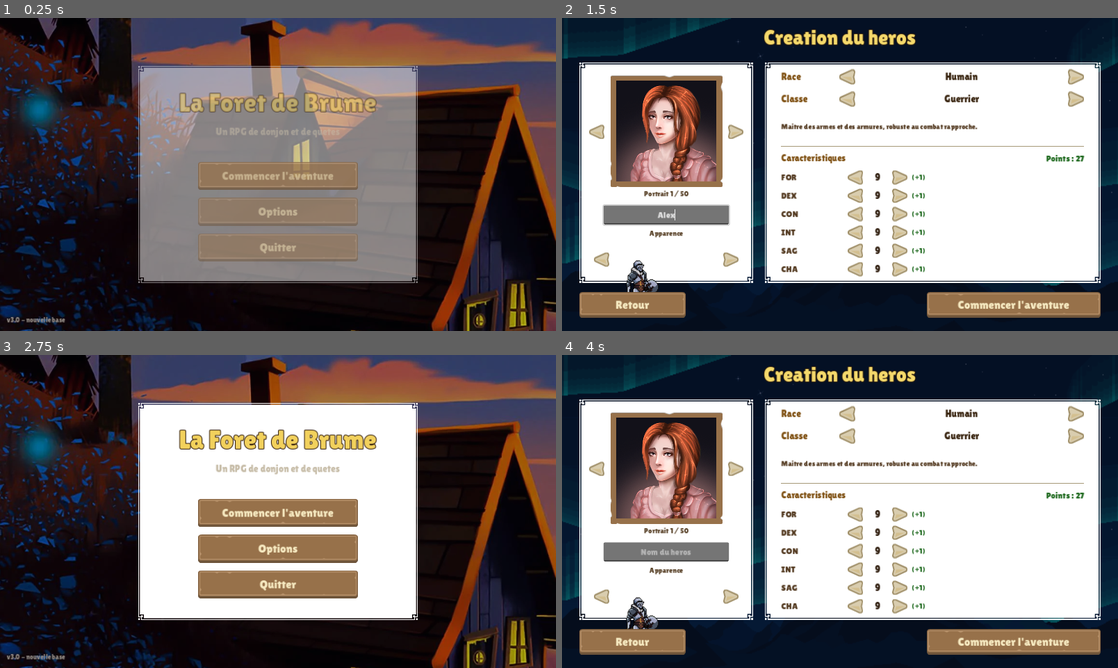
Above: before the commit, frames 1-4 (two rows, left to right).
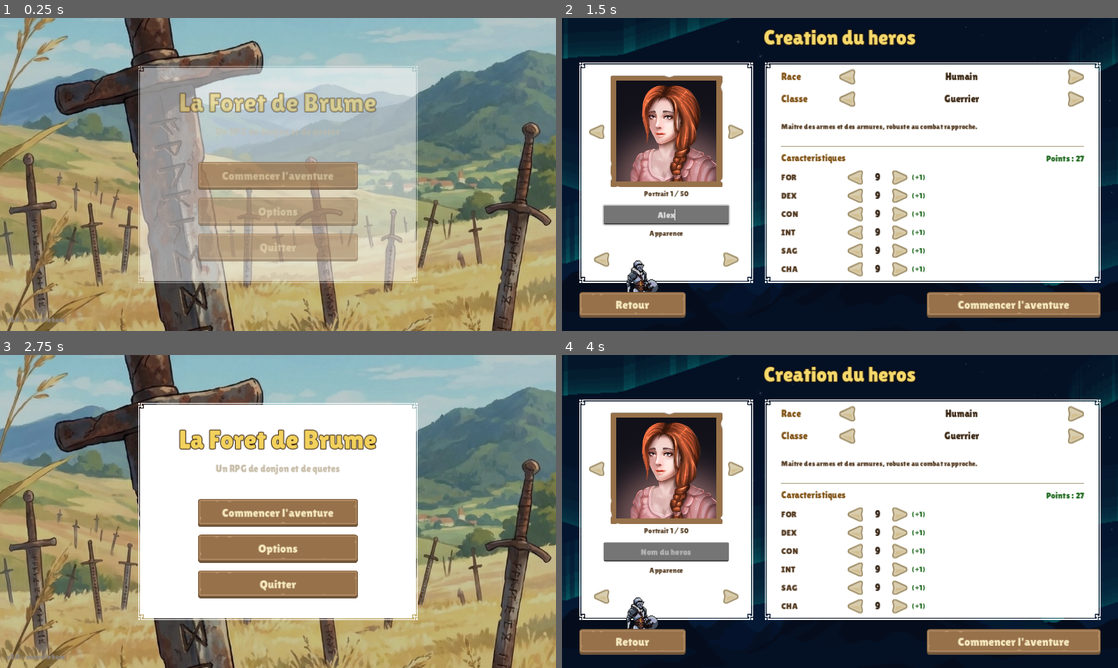
Above: after the commit, the same moments.

Repository: libertysand1982-png/Sand
Game: Godot game, scene res://scenes/MainMenu.tscn
Same seed, same stepped clock (60 frames per second), same inputs: the game is played once before the commit and once after it.
Inputs (mouse positions are in pixels of both pictures, inside the frame that each line leads up to):
- Up to frame 1 (0.25 s): no input
- Up to frame 2 (1.5 s): tap Enter at 0.5 s; move the mouse to (962, 158) at 0.52 s; hold D 0.53-1.25 s; tap E at 0.6 s; click (667, 215) at 1.27 s; type "Alex" at 1.35 s
- Up to frame 3 (2.75 s): click "Retour" at 2 s
- Up to frame 4 (4 s): move the mouse to (728, 527) at 2.77 s; hold S 2.78-3.5 s; tap E at 2.85 s; click "Commencer l'aventure" at 3.5 s

The runs differ from the first frame. In frame 1, 91% of the frame differs, in the area x 0-100%, y 0-100%; in frame 2, nothing differs; in frame 3, 65%; in frame 4, nothing differs.

Commit message:
Nouveau fond d'accueil : champ d'epees
- Remplace l'image d'accueil par l'illustration du champ d'epees fournie
- Recadrage en keep_aspect_covered pour remplir sans deformer (portrait -> paysage)

Co-Authored-By: Claude Opus 4.8 <noreply@anthropic.com>
Claude-Session: https://claude.ai/code/session_01TLGVXnnqbKy8wnyLpkQH7c

Diff:
--- a/foret_de_brume/scenes/MainMenu.tscn
+++ b/foret_de_brume/scenes/MainMenu.tscn
@@ -1,7 +1,7 @@
 [gd_scene load_steps=16 format=3 uid="uid://foretmenu01"]
 
 [ext_resource type="Script" path="res://scripts/MainMenu.gd" id="1_menu"]
-[ext_resource type="Texture2D" path="res://assets/bg/accueil.webp" id="2_bricks"]
+[ext_resource type="Texture2D" path="res://assets/bg/accueil_epees.jpg" id="2_bricks"]
 [ext_resource type="Texture2D" path="res://assets/ui/panel.png" id="3_panel"]
 [ext_resource type="FontFile" path="res://assets/fonts/lilita_one_regular.ttf" id="4_font"]
 [ext_resource type="Texture2D" path="res://assets/decor/castle.png" id="5_castle"]
@@ -28,7 +28,7 @@
 anchor_right = 1.0
 anchor_bottom = 1.0
 texture = ExtResource("2_bricks")
-stretch_mode = 0
+stretch_mode = 6
 modulate = Color(1, 1, 1, 1)
 
 [node name="Vignette" type="ColorRect" parent="."]
Binary file added: foret_de_brume/assets/bg/accueil_epees.jpg
